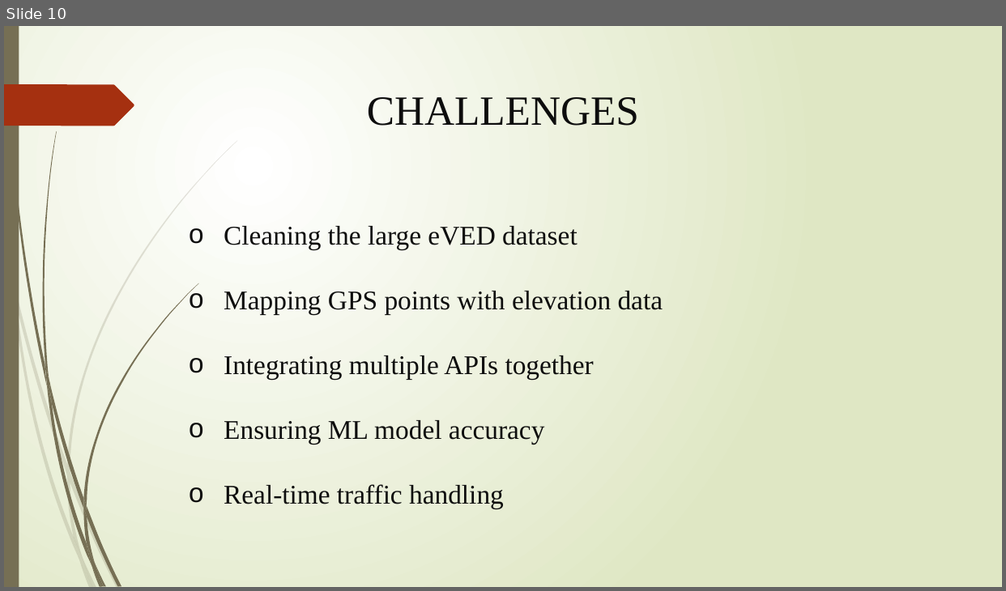
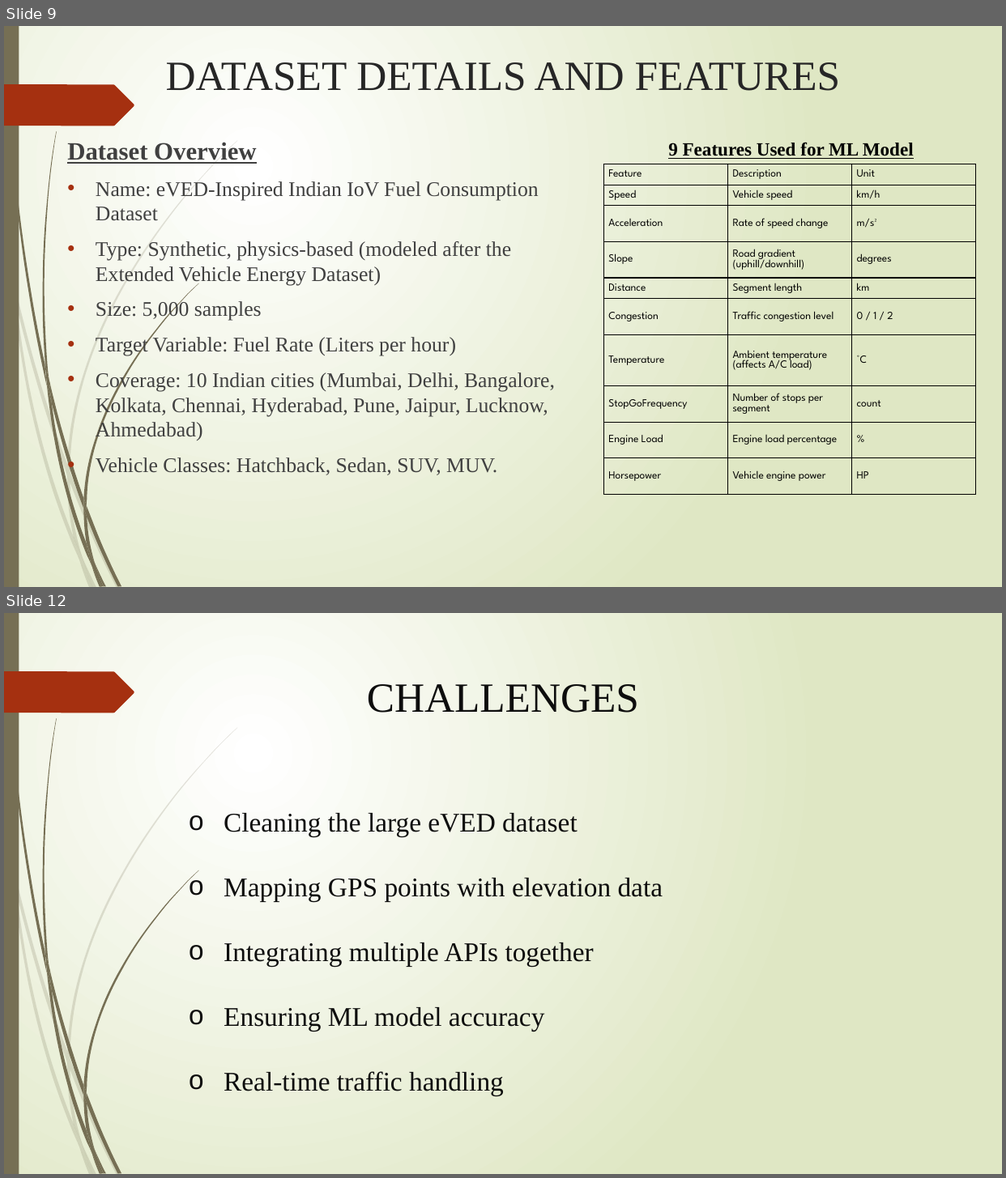
Before and after one commit to Ankit-Pramanick/Fuel_optimization, a slide deck: Project Report.pptx. Shown one above the other, each under a label of ours: slide 10 before the commit, slides 9 and 12 after it; the slides between them are not shown. The pictures are 1006x591 and 1006x1178 pixels, drawn with LibreOffice and Linux fonts; fonts in the diff are those of the drawing. Boxes give left, top, right and bottom in pixels: in the first picture for what was removed or moved away, otherwise in the second. Text is boxed around its words. In the diff, an @@ line names an element or a change of style, - is before the commit and + after.

```diff
--- a/Project Report.pptx
+++ b/Project Report.pptx
@@ slide 9 added at (x1=4, y1=26, x2=1002, y2=587), background gradient #FFFFFF to #DFE8C4; not listed: 24 template elements that a slide beside it also shows @@
@@ title added at (x1=166, y1=62, x2=841, y2=91), 40 pt, text #262626 @@
+DATASET DETAILS AND FEATURES
@@ text added at (x1=67, y1=142, x2=555, y2=476), 20 pt, text #404040 @@
+Dataset Overview
+• Name: eVED-Inspired Indian IoV Fuel Consumption Dataset
+• Type: Synthetic, physics-based (modeled after the Extended Vehicle Energy Dataset)
+• Size: 5,000 samples
+• Target Variable: Fuel Rate (Liters per hour)
+• Coverage: 10 Indian cities (Mumbai, Delhi, Bangalore, Kolkata, Chennai, Hyderabad, Pune, Jaipur, Lucknow, Ahmedabad)
+• Vehicle Classes: Hatchback, Sedan, SUV, MUV.
@@ text added at (x1=668, y1=142, x2=914, y2=159), 18 pt, text #000000, bold, underline @@
+9 Features Used for ML Model
@@ table added at (x1=603, y1=164, x2=977, y2=495), 10 rows, 3 columns @@
+Feature | Description | Unit
+Speed | Vehicle speed | km/h
+Acceleration | Rate of speed change | m/s²
+Slope | Road gradient (uphill/downhill) | degrees
+Distance | Segment length | km
+Congestion | Traffic congestion level | 0 / 1 / 2
+Temperature | Ambient temperature (affects A/C load) | °C
+StopGoFrequency | Number of stops per segment | count
+Engine Load | Engine load percentage | %
+Horsepower | Vehicle engine power | HP
@@ what was slide 10 is now slide 12 @@
```
Also in this commit, not shown: 6 slides changed, 4 other slides added, 1 slide removed.
